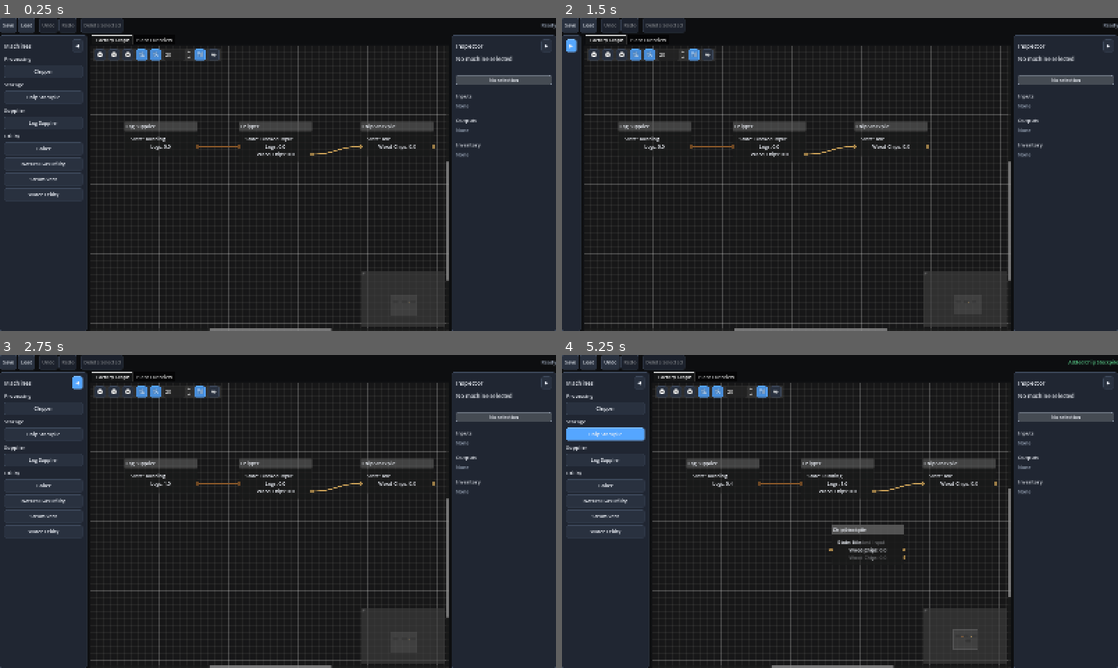
Above: before the commit, frames 1-4 (two rows, left to right).
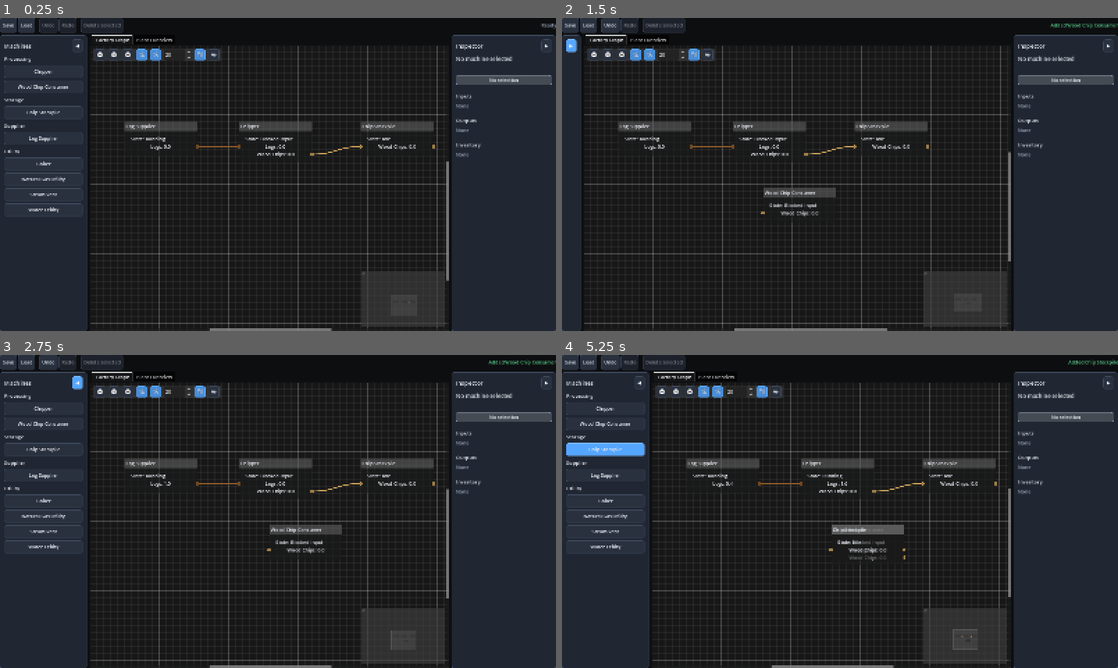
Above: after the commit, the same moments.

Repository: Poru-IndFlow/IndustrialFlow
Game: Godot game, scene res://scenes/main.tscn
Two runs of this game, one before a commit and one after it. Both use one fixed random seed, a clock stepped at 60 frames per second and the inputs below.
Inputs (mouse positions are in pixels of both pictures, inside the frame that each line leads up to):
- Up to frame 1 (0.25 s): no input
- Up to frame 2 (1.5 s): click (606, 86) at 0.5 s, where only the run after the commit has a clickable "Wood Chip Consumer"; click "◀" at 1.25 s
- Up to frame 3 (2.75 s): click "▶" at 2 s
- Up to frame 4 (5.25 s): click (612, 361) at 2.75 s, where only the run after the commit has a clickable "Undo"; click (628, 361) at 3.5 s, where only the run after the commit has a clickable "Redo"; click "Chipper" at 4.25 s; click "Chip Stockpile" at 5 s

The runs differ from the first frame. In frame 1, 0.9% of the frame differs, in the area x 0-15%, y 20-63%; in frame 2, 0.8%; in frame 3, 1.7%; in frame 4, 1.9%, in the area x 0-58%, y 20-63%.

Commit message:
Add wood chip consumer

Diff:
--- /dev/null
+++ b/data/machines/wood_chip_consumer.json
@@ -0,0 +1,19 @@
+{
+  "id": "wood_chip_consumer",
+  "display_name": "Wood Chip Consumer",
+  "category": "processing",
+  "processing_mode": "continuous",
+  "ramp_up_seconds": 1.0,
+  "ramp_down_seconds": 1.0,
+  "cycle_time": 1.0,
+  "inputs": [
+    {
+      "resource": "wood_chips",
+      "amount": 10.0
+    }
+  ],
+  "outputs": [],
+  "internal_storage": {
+    "wood_chips": 100.0
+  }
+}
--- a/project.godot
+++ b/project.godot
@@ -14,7 +14,7 @@
 config/version="0.3.0-dev"
 run/main_scene="res://scenes/main.tscn"
 config/features=PackedStringArray("4.7")
-config/build=14
+config/build=15
 
 [display]
 
